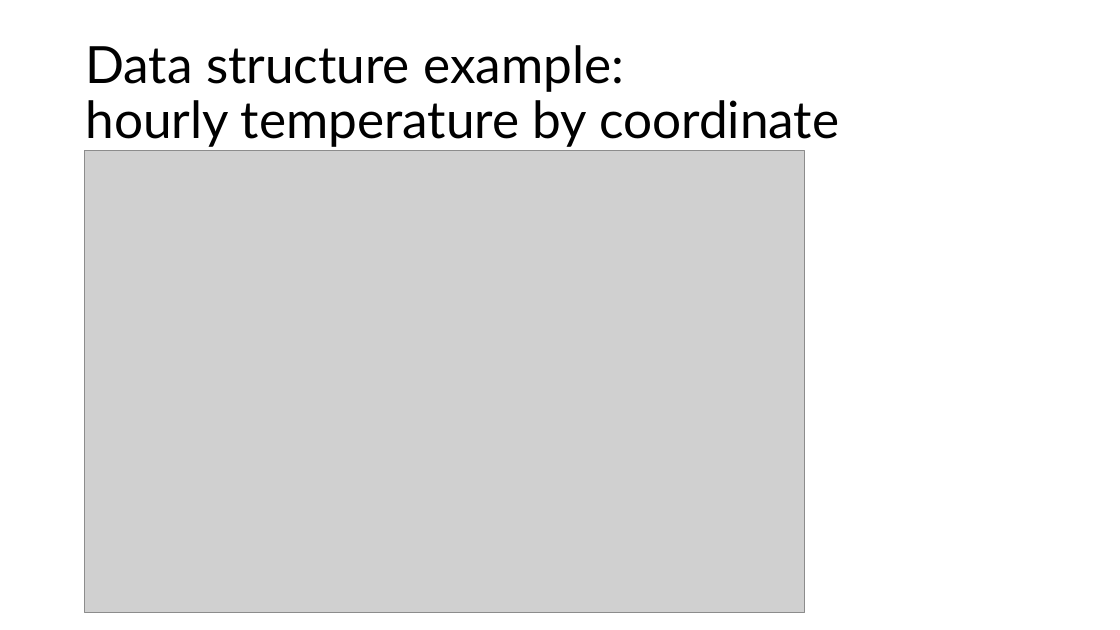
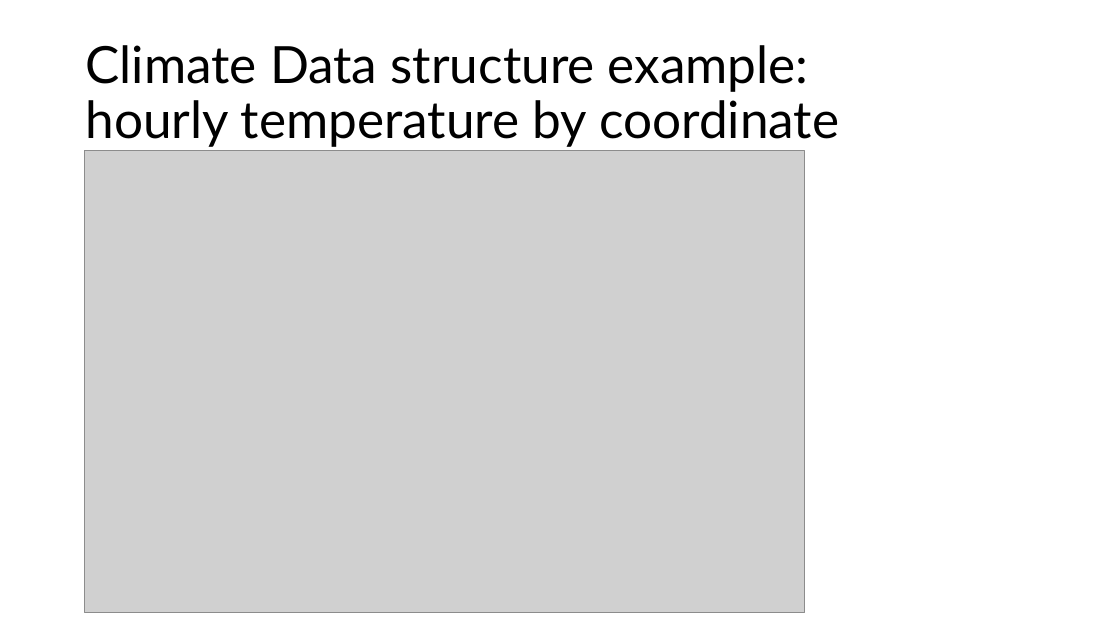
Before and after one commit to szkaifeng/ClimateDataIntro, a slide deck: slide 8 of Climate Data Introduction.pptx. Drawn at 1120x630 pixels with LibreOffice and Linux fonts; fonts in the diff are those of the drawing; grey boxes stand for pictures. Boxes give left, top, right and bottom in pixels: in the first picture for what was removed or moved away, otherwise in the second. Text is boxed around its words. In the diff, an @@ line names an element or a change of style, - is before the commit and + after.

```diff
--- a/Climate Data Introduction.pptx
+++ b/Climate Data Introduction.pptx
@@ title at (85,45,839,147): text changed @@
-Data structure example:
-hourly temperature by coordinate
+Climate Data structure example:
+hourly temperature by coordinate
```
Also in this commit, not shown: 11 other slides changed.
